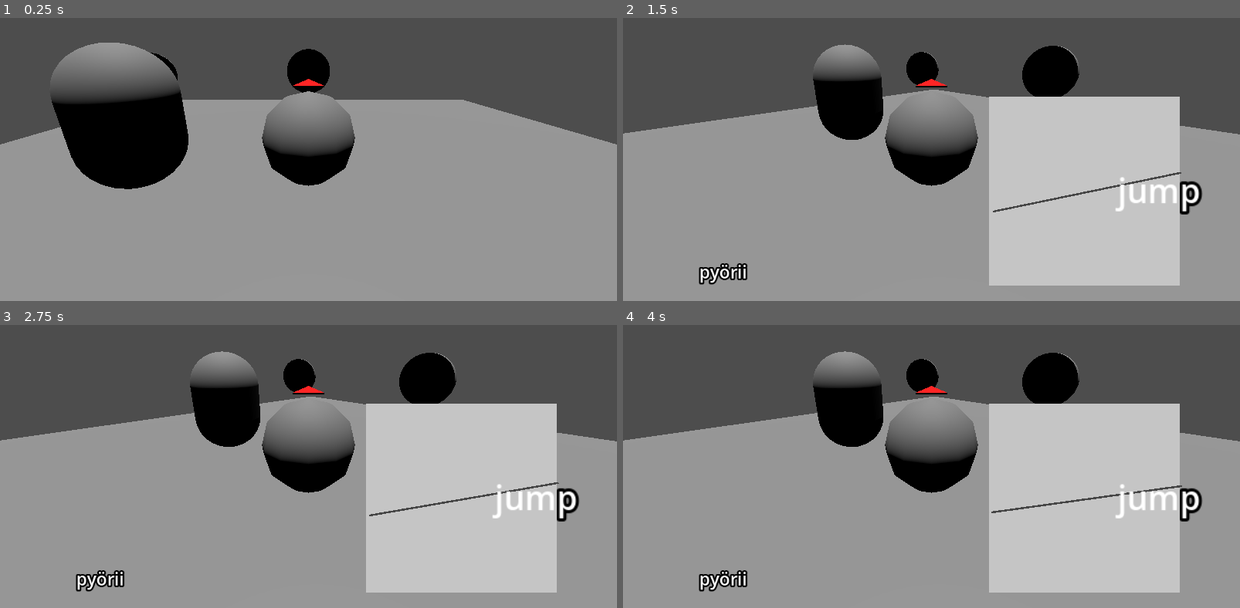
Above: before the commit, frames 1-4 (two rows, left to right).
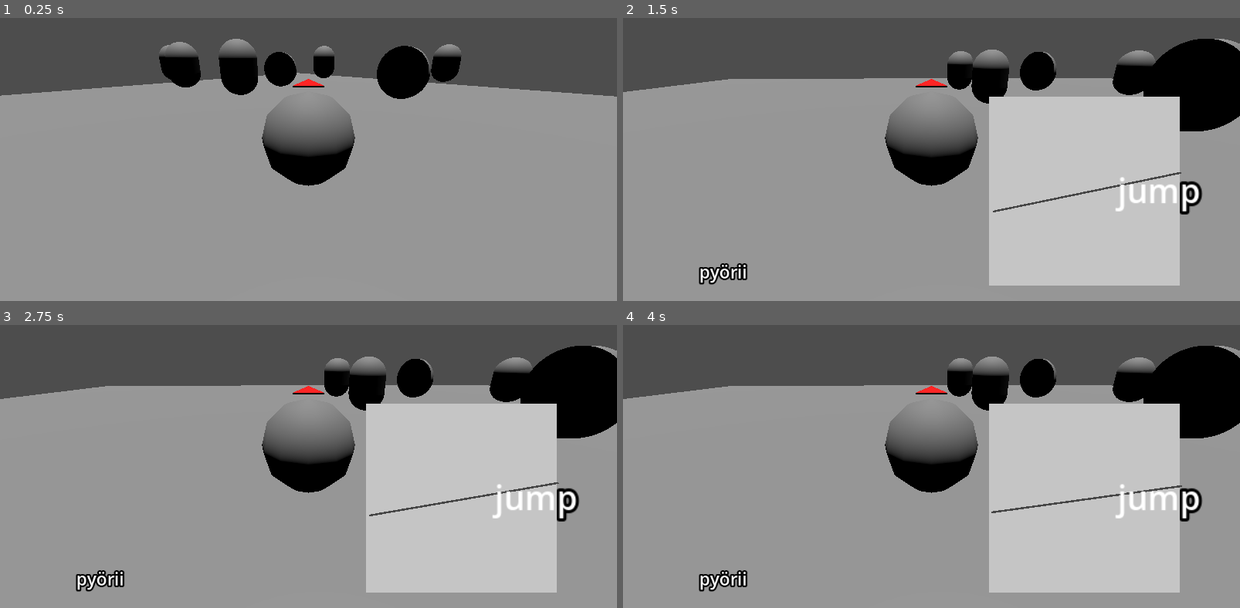
Above: after the commit, the same moments.

Repository: JaaskelainenL/tik-gamejam
Game: Godot game, scene res://scenes/game.tscn
Two runs of this game, one before a commit and one after it. Both use one fixed random seed, a clock stepped at 60 frames per second and the inputs below.
Inputs:
- Up to frame 1 (0.25 s): no input
- Up to frame 2 (1.5 s): tap Enter (ui_accept) at 0.5, 0.77 s; hold Right (ui_right) 0.53-1.28 s; hold Down (ui_down) from 1.28 s (still down)
- Up to frame 3 (2.75 s): tap Enter (ui_accept) at 1.52 s; release Down (ui_down) at 2.03 s; hold Right (ui_right) from 2.03 s (still down)
- Up to frame 4 (4 s): release Right (ui_right) at 2.78 s; hold Up (ui_up) 2.78-3.53 s; tap Enter (ui_accept) at 3.02, 3.5, 3.77 s; hold Left (ui_left) from 3.53 s (still down)

The runs differ from the first frame. In frame 1, 19% of the frame differs, in the area x 0-100%, y 7-61%; in frame 2, 15%; in frame 3, 15%; in frame 4, 15%.

Commit message:
spawn enemies randomly at start

Diff:
--- a/scenes/enemy.tscn
+++ b/scenes/enemy.tscn
@@ -1,4 +1,6 @@
-[gd_scene load_steps=3 format=3 uid="uid://bgd1shp5bleyv"]
+[gd_scene load_steps=4 format=3 uid="uid://bgd1shp5bleyv"]
+
+[ext_resource type="Script" path="res://scenes/enemy.gd" id="1_bywox"]
 
 [sub_resource type="CapsuleMesh" id="CapsuleMesh_bhari"]
 height = 1.5
@@ -7,12 +9,13 @@
 height = 1.5
 
 [node name="CharacterBody3D" type="CharacterBody3D"]
-transform = Transform3D(1, 0, 0, 0, 1, 0, 0, 0, 1, 1.85987, -0.62529, 0)
+transform = Transform3D(1, 0, 0, 0, 1, 0, 0, 0, 1, 0.0136427, 0.00496691, 0)
+script = ExtResource("1_bywox")
 
 [node name="MeshInstance3D" type="MeshInstance3D" parent="."]
-transform = Transform3D(1, 0, 0, 0, 1, 0, 0, 0, 1, 0, 1.59811, 0)
+transform = Transform3D(1, 0, 0, 0, 1, 0, 0, 0, 1, 0, 0.832712, 0)
 mesh = SubResource("CapsuleMesh_bhari")
 
 [node name="CollisionShape3D" type="CollisionShape3D" parent="."]
-transform = Transform3D(1, 0, 0, 0, 1, 0, 0, 0, 1, 0, 1.60079, 0)
+transform = Transform3D(1, 0, 0, 0, 1, 0, 0, 0, 1, 0, 0.835392, 0)
 shape = SubResource("CapsuleShape3D_wv5or")
--- /dev/null
+++ b/scenes/game.gd
@@ -0,0 +1,20 @@
+extends Node3D
+
+const ENEMY_COUNT = 5
+var enemy = preload("res://scenes/enemy.tscn") as PackedScene
+
+# Called when the node enters the scene tree for the first time.
+func _ready() -> void:
+	for i in range(ENEMY_COUNT):
+		# Instance the model
+		var instance = enemy.instantiate() as CharacterBody3D
+
+		# Add the instance to the scene tree, under this node
+		add_child(instance)
+
+		# Set a random position or custom placement for each instance
+		instance.global_position = Vector3(randf() * 10.0, 0.0, randf() * 10.0)
+
+# Called every frame. 'delta' is the elapsed time since the previous frame.
+func _process(delta: float) -> void:
+	pass
--- a/scenes/game.tscn
+++ b/scenes/game.tscn
@@ -1,14 +1,15 @@
-[gd_scene load_steps=6 format=3 uid="uid://dcgulooakxcf8"]
+[gd_scene load_steps=5 format=3 uid="uid://dcgulooakxcf8"]
 
+[ext_resource type="Script" path="res://scenes/game.gd" id="1_rfys8"]
 [ext_resource type="PackedScene" uid="uid://tar4o1gxdhg1" path="res://scenes/player.tscn" id="1_vryax"]
-[ext_resource type="PackedScene" uid="uid://bgd1shp5bleyv" path="res://scenes/enemy.tscn" id="2_15064"]
-[ext_resource type="Script" path="res://scenes/enemy.gd" id="3_8awln"]
 [ext_resource type="PackedScene" uid="uid://lsgeeqv4m2fq" path="res://scenes/pickup.tscn" id="4_6smg6"]
 
 [sub_resource type="BoxShape3D" id="BoxShape3D_ldt8b"]
+size = Vector3(1, 1, 1.00488)
 
 [node name="Game" type="Node3D"]
 transform = Transform3D(1, 0, 0, 0, 1, 0, 0, 0, 1, 0, -0.00395554, 0)
+script = ExtResource("1_rfys8")
 
 [node name="Pleijeri" parent="." instance=ExtResource("1_vryax")]
 unique_name_in_owner = true
@@ -24,18 +25,17 @@
 transform = Transform3D(10, 0, 0, 0, 1, 0, 0, 0, 10, 0, -0.834398, 0)
 
 [node name="CSGBox3D" type="CSGBox3D" parent="floor"]
+transform = Transform3D(2.28611, 0, 0, 0, 1.00315, 0, 0, 0, 2.27065, 0, 0, 0)
 
 [node name="CollisionShape3D" type="CollisionShape3D" parent="floor"]
+transform = Transform3D(2.28989, 0, 0, 0, 1, 0, 0, 0, 2.24135, 0, 0, 0.00560793)
 shape = SubResource("BoxShape3D_ldt8b")
-
-[node name="enemy" parent="." instance=ExtResource("2_15064")]
-transform = Transform3D(1, 0, 0, 0, 1, 0, 0, 0, 1, 1.85987, -1.06428, 0)
-script = ExtResource("3_8awln")
 
 [node name="killplane" type="StaticBody3D" parent="."]
 transform = Transform3D(57.4844, 0, 0, 0, 1, 0, 0, 0, 40.7933, 0, -3.79925, 0)
 
 [node name="CollisionShape3D" type="CollisionShape3D" parent="killplane"]
+transform = Transform3D(1, 0, 0, 0, 1, 0, 0, 0, 1.38108, 0, 0, 0)
 shape = SubResource("BoxShape3D_ldt8b")
 
 [node name="pickup" parent="." instance=ExtResource("4_6smg6")]
